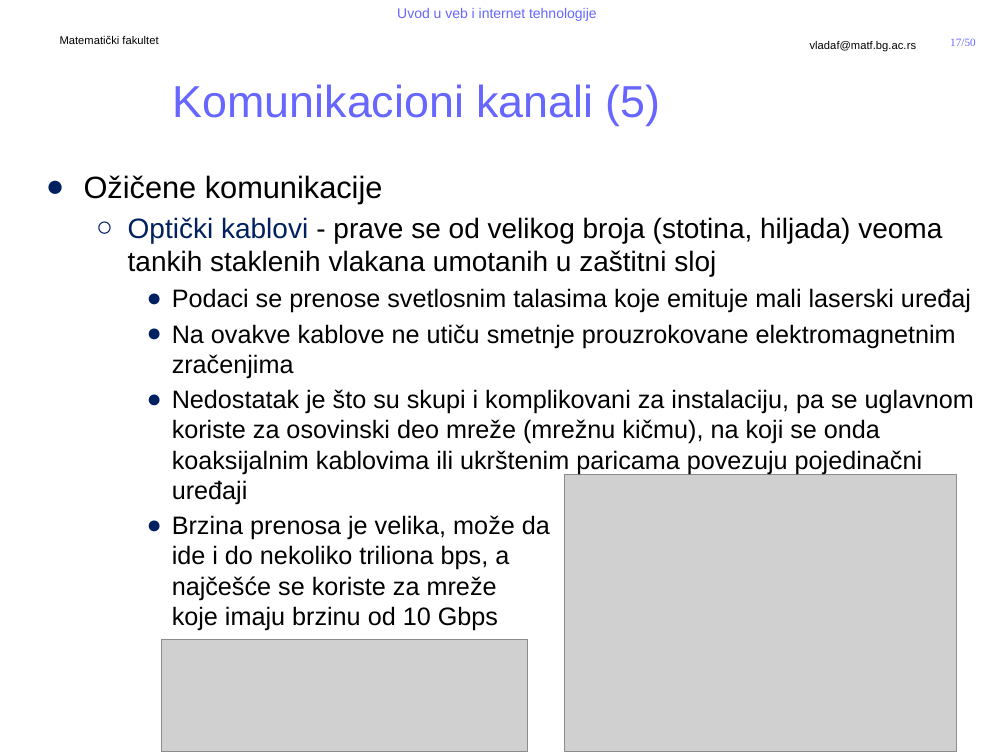
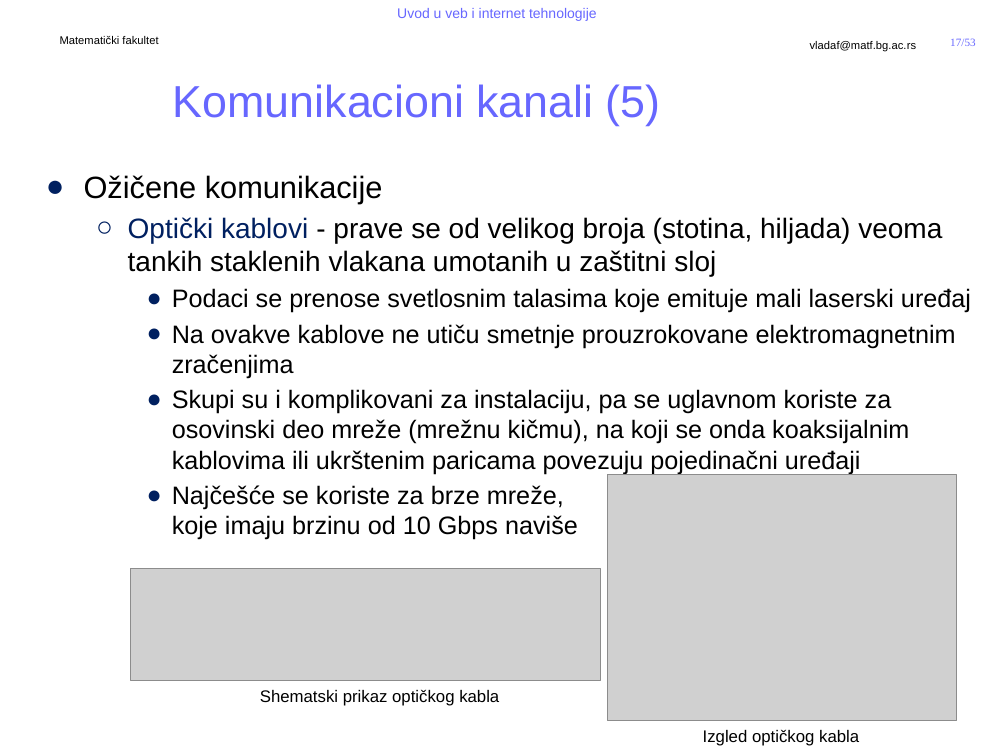
Before and after one commit to MatfUVIT/info, a slide deck: slide 17 of predavanja/prezentacije/UVIT01-01-Uvod u racunarske mreze.pptx. Drawn at 1008x756 pixels with LibreOffice and Linux fonts; fonts in the diff are those of the drawing; grey boxes stand for pictures; background and template pictures are left out. Boxes give left, top, right and bottom in pixels: in the first picture for what was removed or moved away, otherwise in the second. Text is boxed around its words. In the diff, an @@ line names an element or a change of style, - is before the commit and + after.

```diff
--- a/predavanja/prezentacije/UVIT01-01-Uvod u racunarske mreze.pptx
+++ b/predavanja/prezentacije/UVIT01-01-Uvod u racunarske mreze.pptx
@@ page number at [950,38,976,46]: text changed @@
-17/50
+17/53
@@ text at [172,389,909,540]: text changed @@
-    ● Nedostatak je što su skupi i komplikovani za instalaciju, pa se uglavnom koriste za osovinski deo mreže (mrežnu kičmu), na koji se onda koaksijalnim kablovima ili ukrštenim paricama povezuju pojedinačni uređaji
-    ● Brzina prenosa je velika, može da
-      ide i do nekoliko triliona bps, a
-      najčešće se koriste za mreže
-      koje imaju brzinu od 10 Gbps
+    ● Skupi su i komplikovani za instalaciju, pa se uglavnom koriste za osovinski deo mreže (mrežnu kičmu), na koji se onda koaksijalnim kablovima ili ukrštenim paricama povezuju pojedinačni uređaji
+    ● Najčešće se koriste za brze mreže,
+      koje imaju brzinu od 10 Gbps naviše
@@ picture: place and size @@
-picture at [564,475,957,751]
+picture at [607,475,956,721]
@@ picture: place and size @@
-picture at [161,640,528,752]
+picture at [131,569,601,680]
@@ text added at [260,689,499,706], 12 pt, text #000000 @@
+Shematski prikaz optičkog kabla
@@ text added at [703,729,859,746], 12 pt, text #000000 @@
+Izgled optičkog kabla
```
Also in this commit, not shown: 19 other slides changed, 1 slide added, 1 slide removed, 3 other files.
